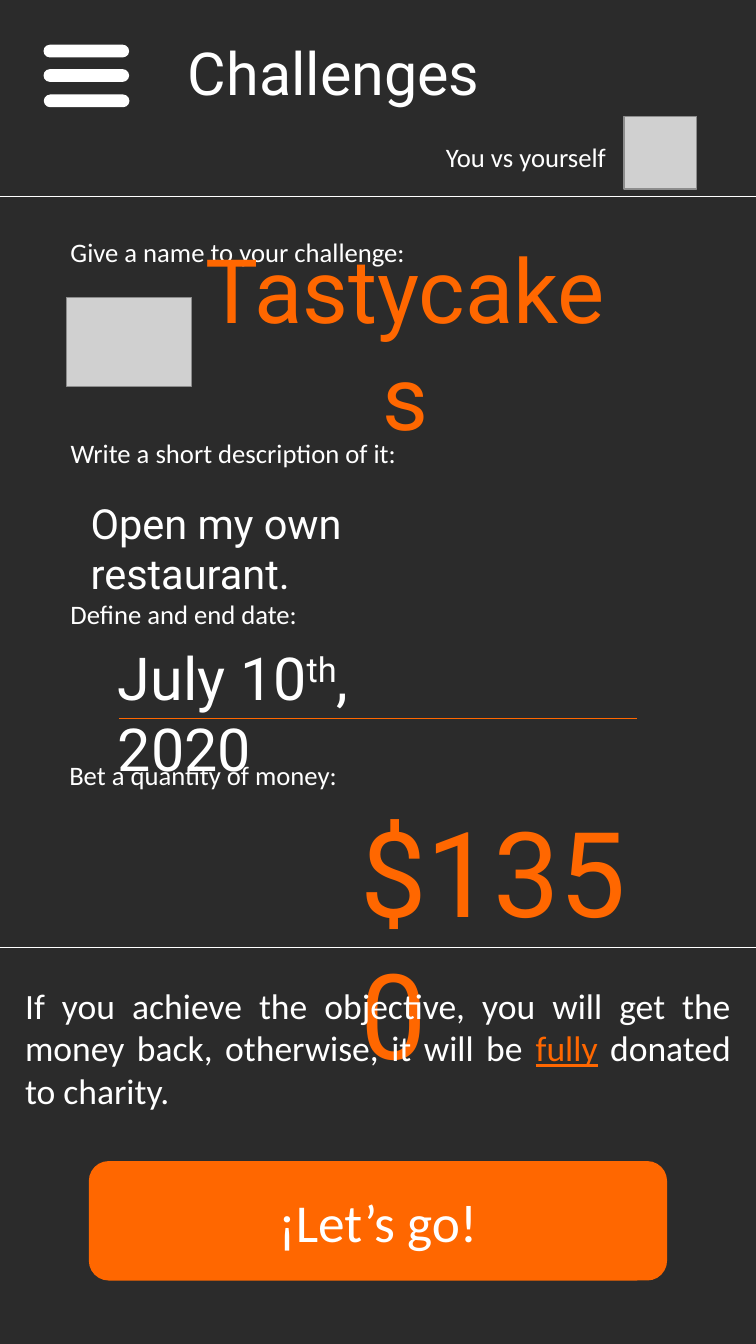
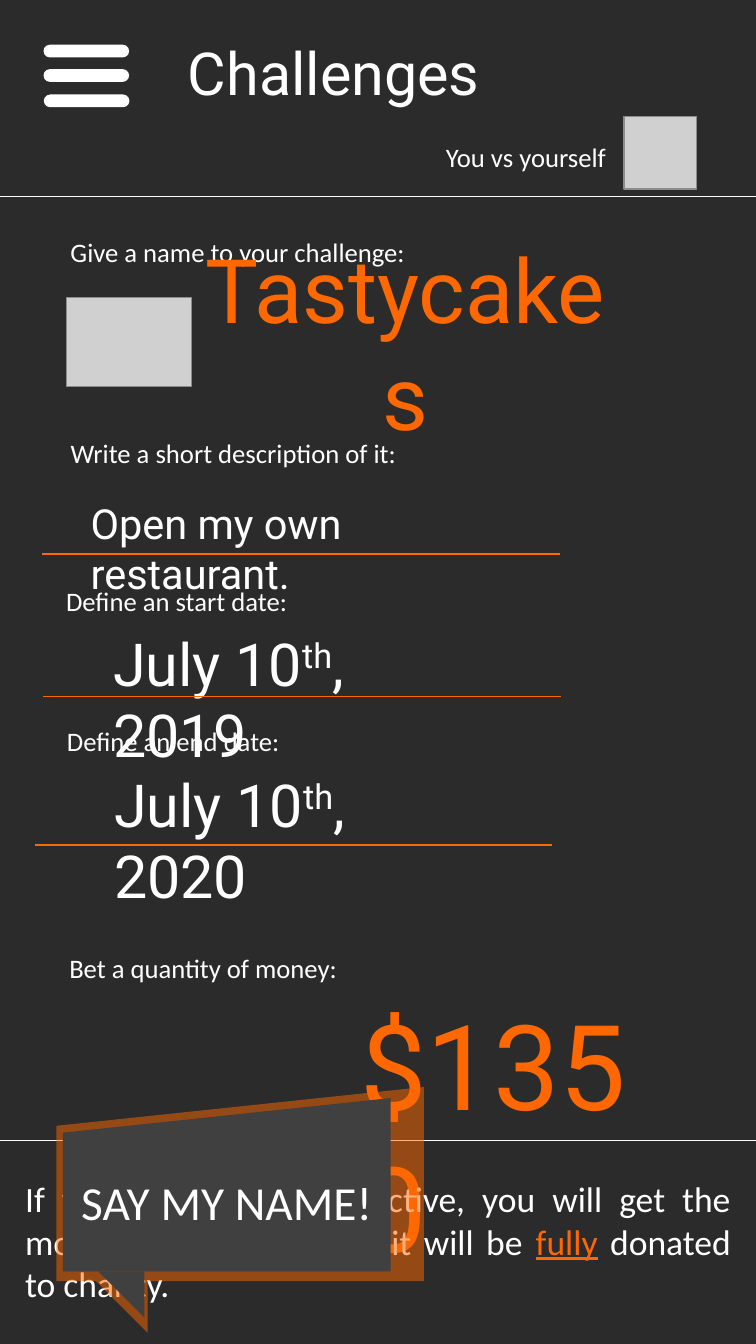
Before and after one commit to OsmarBriones/Challenge, a slide deck: slide 3 of Screens/Screens.pptx. Drawn at 756x1344 pixels with LibreOffice and Linux fonts; fonts in the diff are those of the drawing; grey boxes stand for pictures; background and template pictures are left out; a plain dark background stands for a picture behind light text. Boxes give left, top, right and bottom in pixels: in the first picture for what was removed or moved away, otherwise in the second. Text is boxed around its words. In the diff, an @@ line names an element or a change of style, - is before the commit and + after.

```diff
--- a/Screens/Screens.pptx
+++ b/Screens/Screens.pptx
@@ line added from (43, 553) to (560, 553), #FF6700 1 pt @@
@@ text added at (x1=66, y1=589, x2=287, y2=611), 18 pt, text #FFFFFF @@
+Define an start date:
@@ text added at (x1=113, y1=641, x2=246, y2=758), 40 pt, text #FFFFFF @@
+July 10th, 2019
@@ line added from (44, 696) to (561, 696), #FF6700 1 pt @@
@@ text at (x1=67, y1=729, x2=280, y2=758): text changed @@
-Define and end date:
+Define an end date:
@@ text "July 10th, 2020" rewrapped from (x1=118, y1=655, x2=251, y2=785) to (x1=114, y1=782, x2=247, y2=899) @@
@@ line moved from (119, 718) - (637, 718) to (35, 845) - (552, 845) @@
@@ 3 texts, 1 line moved together from (x1=0, y1=763, x2=756, y2=1110) to (x1=0, y1=959, x2=756, y2=1306) @@
@@ rounded rectangle removed at (x1=89, y1=1160, x2=666, y2=1280) @@
-¡Let’s go!
@@ group added at (x1=57, y1=1087, x2=424, y2=1332): 2 flow chart manual inputs, 2 right triangles @@
+SAY MY NAME!
```
Also in this commit, not shown: 3 other slides changed, 3 slides added, 1 other file.
